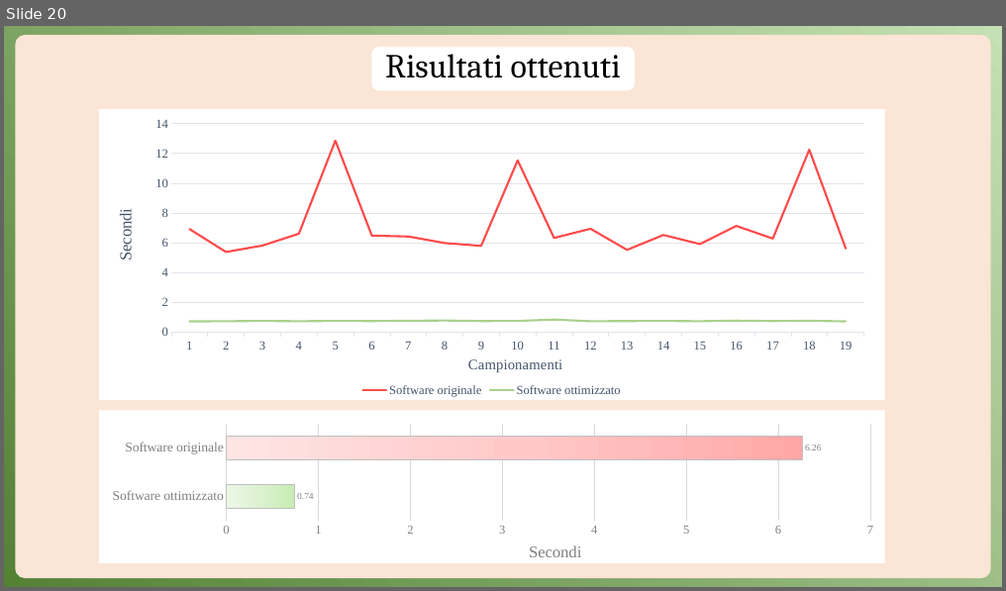
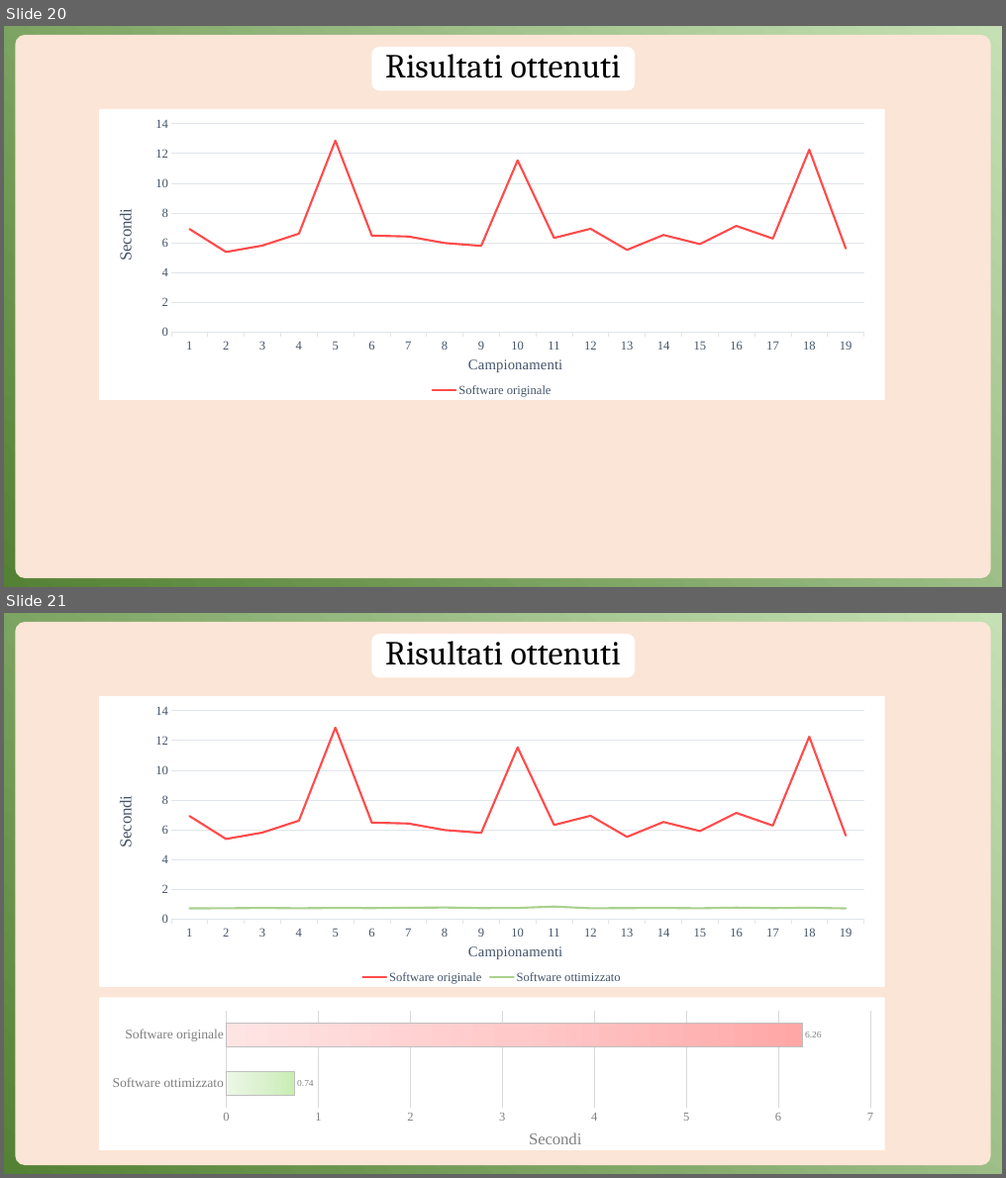
Before and after one commit to Anrighe/Tesi-Laurea-Triennale-Informatica-Unimore, a slide deck: Presentazione_Tesi_Triennale_Informatica_Unimore_2022_2023_Enrico_Marras_152336.pptx. Shown one above the other, each under a label of ours: slide 20 before the commit, slides 20 and 21 after it. The pictures are 1006x591 and 1006x1178 pixels, drawn with LibreOffice and Linux fonts; fonts in the diff are those of the drawing. Boxes give left, top, right and bottom in pixels: in the first picture for what was removed or moved away, otherwise in the second. Text is boxed around its words. In the diff, an @@ line names an element or a change of style, - is before the commit and + after.

```diff
--- a/Presentazione_Tesi_Triennale_Informatica_Unimore_2022_2023_Enrico_Marras_152336.pptx
+++ b/Presentazione_Tesi_Triennale_Informatica_Unimore_2022_2023_Enrico_Marras_152336.pptx
@@ slide 20 added at (x1=4, y1=26, x2=1002, y2=587), background gradient #C5E0B4 to #548235 @@
@@ rounded rectangle added at (x1=15, y1=35, x2=991, y2=578), fill #FBE5D6 @@
@@ rounded rectangle added at (x1=371, y1=47, x2=635, y2=91), fill #FFFFFF @@
@@ title added at (x1=385, y1=54, x2=621, y2=78), 32.4 pt, text #000000 @@
+Risultati ottenuti
@@ line chart added at (x1=99, y1=109, x2=885, y2=400) @@
+categories: 1, 2, 3, 4, 5, 6, 7, 8, 9, 10, 11, 12, 13, 14, 15, 16, 17, 18, 19
+Software originale: 6.9, 5.4, 5.8, 6.6, 12.9, 6.5, 6.4, 6, 5.8, 11.5, 6.3, 6.9, 5.5, 6.5, 5.9, 7.1, 6.3, 12.3, 5.6
@@ what was slide 20 is now slide 21 @@
```
Also in this commit, not shown: 10 slides changed, 1 other file.
